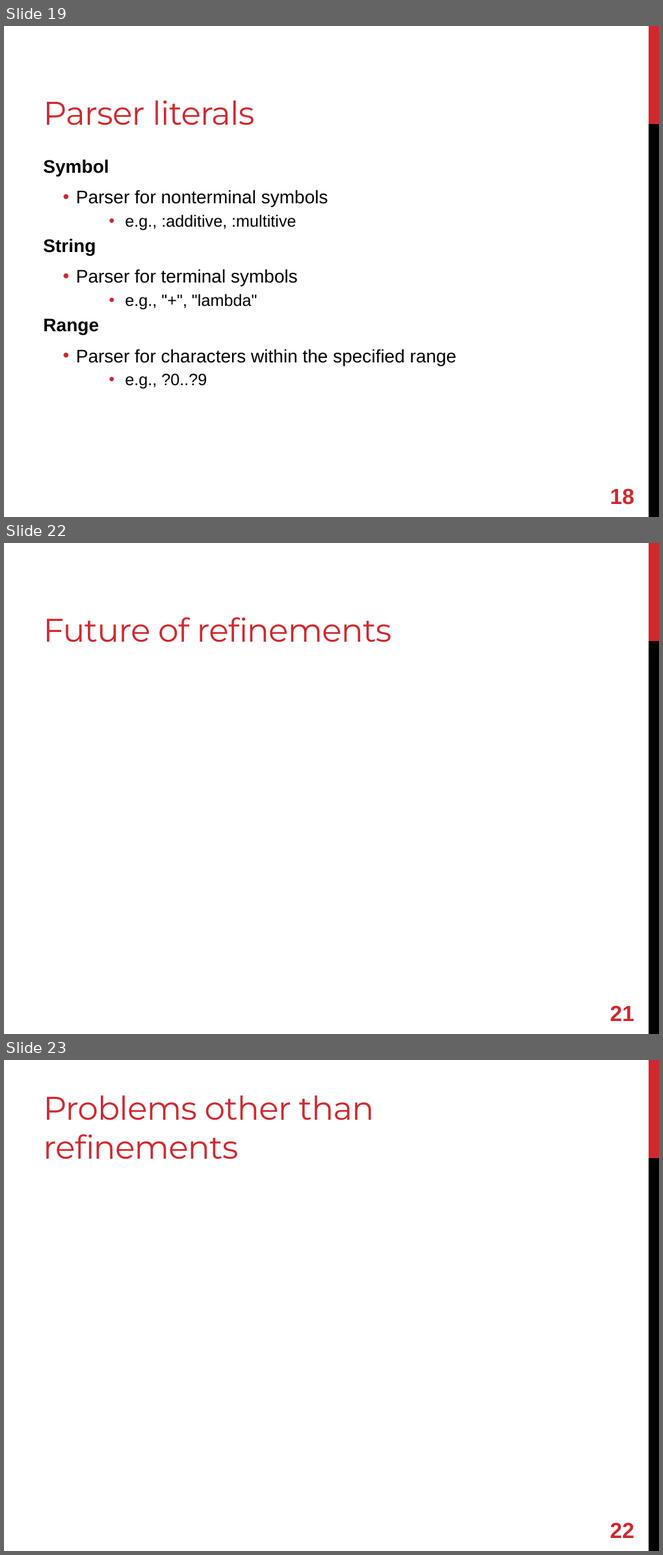
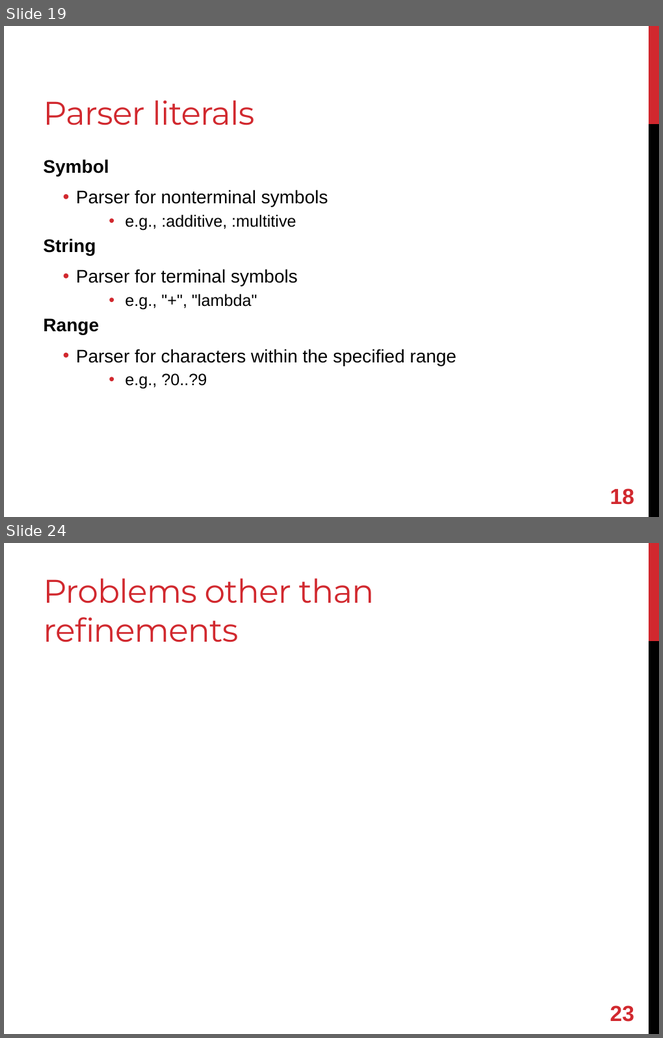
Before and after one commit to shugo/RubyKaigi2013, a slide deck: refining_refinements.pptx. Shown one above the other, each under a label of ours: slides 19, 22 and 23 before the commit, slides 19 and 24 after it; the slides between them are not shown. The pictures are 663x1555 and 663x1038 pixels, drawn with LibreOffice and Linux fonts; fonts in the diff are those of the drawing. Boxes give left, top, right and bottom in pixels: in the first picture for what was removed or moved away, otherwise in the second. Text is boxed around its words. In the diff, an @@ line names an element or a change of style, - is before the commit and + after.

```diff
--- a/refining_refinements.pptx
+++ b/refining_refinements.pptx
@@ slide 22 removed at (4, 543, 659, 1034), background #FFFFFF; not listed: 2 template elements that a slide beside it also shows @@
@@ title removed at (43, 617, 392, 642) @@
-Future of refinements
@@ page number removed at (610, 1006, 634, 1021) @@
-21
@@ what was slide 23 is now slide 24 @@
@@ page number at (610, 1006, 634, 1022): text changed @@
-22
+23
```
Also in this commit, not shown: 6 slides changed, 2 slides added.
